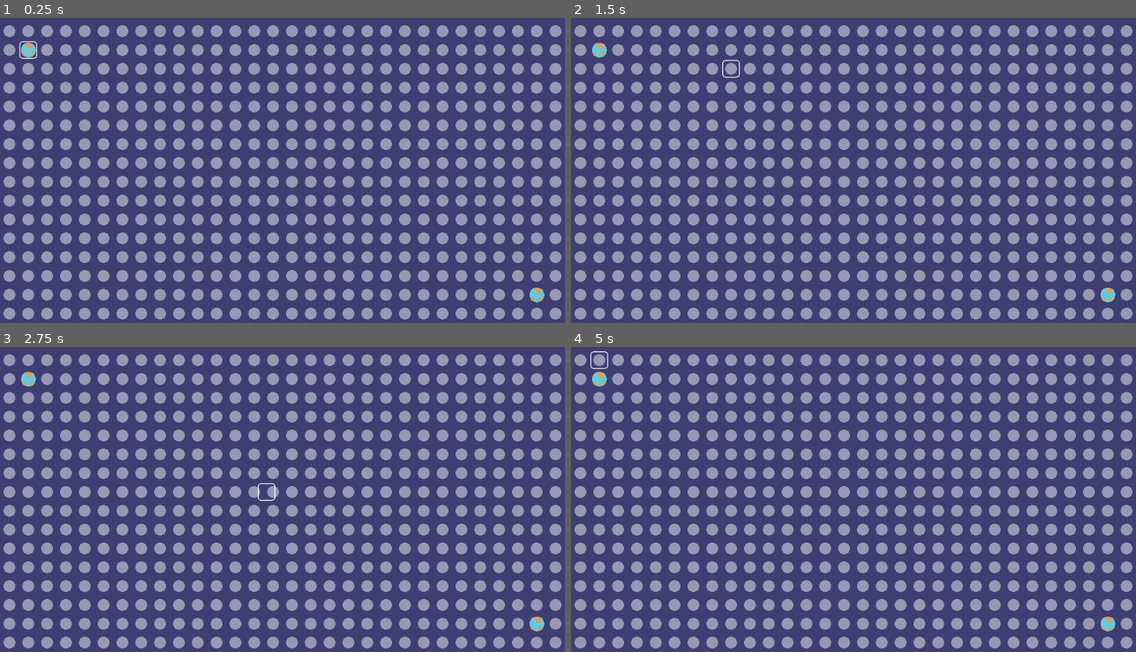
Above: before the commit, frames 1-4 (two rows, left to right).
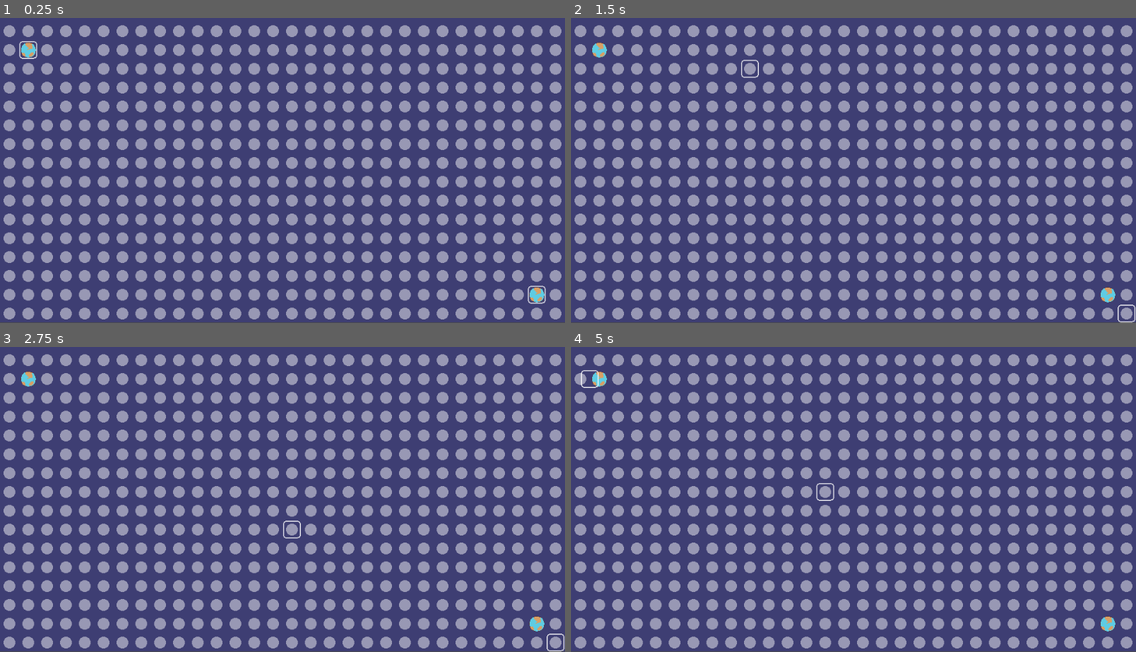
Above: after the commit, the same moments.

Repository: CannibalCowsRanch/Gravitone
Game: Godot game, scene res://scenes/Game.tscn
Two runs of this game, one before a commit and one after it. Both use one fixed random seed, a clock stepped at 60 frames per second and the inputs below.
Inputs:
- Up to frame 1 (0.25 s): no input
- Up to frame 2 (1.5 s): tap Enter at 0.5 s; hold D (move_right) 0.53-1.28 s; hold S (move_down) from 1.28 s (still down)
- Up to frame 3 (2.75 s): release S (move_down) at 2.03 s; hold D (move_right) from 2.03 s (still down)
- Up to frame 4 (5 s): release D (move_right) at 2.78 s; hold W (move_up) 2.78-3.53 s; hold A (move_left) from 3.53 s (still down)

The runs differ from the first frame. In frame 1, less than 0.1% of the frame differs, in the area x 93-97%, y 87-94%; in frame 2, 0.2%, in the area x 26-100%, y 13-100%; in frame 3, 0.2%; in frame 4, 0.2%.

Commit message:
Added players, planet and indicators to the grid from the game instance

Diff:
--- a/entities/Indicator.gd
+++ b/entities/Indicator.gd
@@ -2,7 +2,7 @@
 class_name Indicator
 
 # The movement speed of the indicator
-const SPEED = 20.0
+const SPEED = 30.0
 
 const PAUSE_DURATION_SLOW = 0.15
 const PAUSE_DURATION_FAST = 0.03
--- a/entities/Player.gd
+++ b/entities/Player.gd
@@ -1,6 +1,4 @@
-extends Node2D
+extends Node
 class_name Player
 
 var type = "player"
-var top_left = Vector2(0, 0)
-var bottom_right = Vector2(0, 0)
--- a/entities/Player.tscn
+++ b/entities/Player.tscn
@@ -1,9 +1,6 @@
-[gd_scene load_steps=3 format=2]
+[gd_scene load_steps=2 format=2]
 
 [ext_resource path="res://entities/Player.gd" type="Script" id=1]
-[ext_resource path="res://entities/Planet.tscn" type="PackedScene" id=2]
 
-[node name="Player" type="Node2D"]
+[node name="Player" type="Node"]
 script = ExtResource( 1 )
-
-[node name="Planet" parent="." instance=ExtResource( 2 )]
--- a/project.godot
+++ b/project.godot
@@ -24,7 +24,7 @@
 "language": "GDScript",
 "path": "res://entities/Indicator.gd"
 }, {
-"base": "Node2D",
+"base": "Node",
 "class": "Player",
 "language": "GDScript",
 "path": "res://entities/Player.gd"
--- a/scenes/Game.gd
+++ b/scenes/Game.gd
@@ -2,24 +2,28 @@
 class_name Game
 
 onready var Player = preload("res://entities/Player.tscn")
+onready var Planet = preload("res://entities/Planet.tscn")
 onready var Indicator = preload("res://entities/Indicator.tscn")
 
+
 func _ready() -> void:
-	var grid: Grid = $Grid
-
 	# init first player
 	var player1 = Player.instance()
-	grid.add_object(player1, Vector2(1, 1))
-	player1.top_left = Vector2.ZERO
-	player1.bottom_right = Vector2(floor(grid.grid_size.x / 2), grid.grid_size.y)
+	_setup_player(player1, Vector2(1, 1))
 
 	# init second player
 	var player2 = Player.instance()
-	grid.add_object(player2, Vector2(grid.grid_size.x - 2, grid.grid_size.y - 2))
-	player2.top_left = Vector2(ceil(grid.grid_size.x / 2), 0)
-	player2.bottom_right = grid.grid_size
+	_setup_player(player2, Vector2($Grid.grid_size.x - 2, $Grid.grid_size.y - 2))
 
-	# indicator instance
+
+func _setup_player(player: Player, grid_position: Vector2) -> void:
+	add_child(player)
+
+	# Add planet for the player
+	var planet = Planet.instance()
+	$Grid.add_object(planet, grid_position)
+
+	# Add indicator for the player
 	var indicator = Indicator.instance()
-	indicator.player = player1
-	grid.add_object(indicator, Vector2(1, 1))
+	indicator.player = player
+	$Grid.add_object(indicator, grid_position)
--- a/scenes/Grid.gd
+++ b/scenes/Grid.gd
@@ -22,38 +22,34 @@
 
 func add_object(child_node: Node2D, grid_position: Vector2) -> void:
 	child_node.position = map_to_world(grid_position) + self.half_tile_size
-	self._grid[grid_position.x][grid_position.y][child_node.type] = child_node
+	self._grid[grid_position.x][grid_position.y][child_node.get_instance_id()] = child_node
 	add_child(child_node)
 
 func can_move(child_node, direction) -> bool:
 	"""
 	This function check if a node can move from its postion on the grid toward
 	to the input `direction`.
-	The check relies on the boundaries stored on the player instance which
-	should be bound to the `child_node`.
 	"""
-	# TODO: could be better to move this method on the player itself
-	#       because its the one the owns the boundaries of the area
-	#       where bound nodes can move.
 	var grid_position: Vector2 = world_to_map(child_node.position) + direction
 	var player: Player = child_node.player
 
-	if grid_position.x < player.bottom_right.x and grid_position.x >= player.top_left.x:
-		if grid_position.y < player.bottom_right.y and grid_position.y >= player.top_left.y:
+	if grid_position.x < grid_size.x and grid_position.x >= 0:
+		if grid_position.y < grid_size.y and grid_position.y >= 0:
 			return true
 	return false
 
-func update_child_position(child_node) -> Vector2:
+func update_child_position(child_node: Node2D) -> Vector2:
 	var grid_pos = world_to_map(child_node.position)
 	var new_pos = grid_pos + child_node.direction
 
+	var instance_id = child_node.get_instance_id()
 	# get the entity on the grid of the same type
 	# of the object that wants to update its position
-	var entity = self._grid[grid_pos.x][grid_pos.y][child_node.type]
+	var entity = self._grid[grid_pos.x][grid_pos.y][instance_id]
 
 	# move the item on the grid
-	self._grid[grid_pos.x][grid_pos.y].erase(child_node.type)
-	self._grid[new_pos.x][new_pos.y][child_node.type] = entity
+	self._grid[grid_pos.x][grid_pos.y].erase(instance_id)
+	self._grid[new_pos.x][new_pos.y][instance_id] = entity
 
 	# returns the new position the item should have
 	# on the physical world
